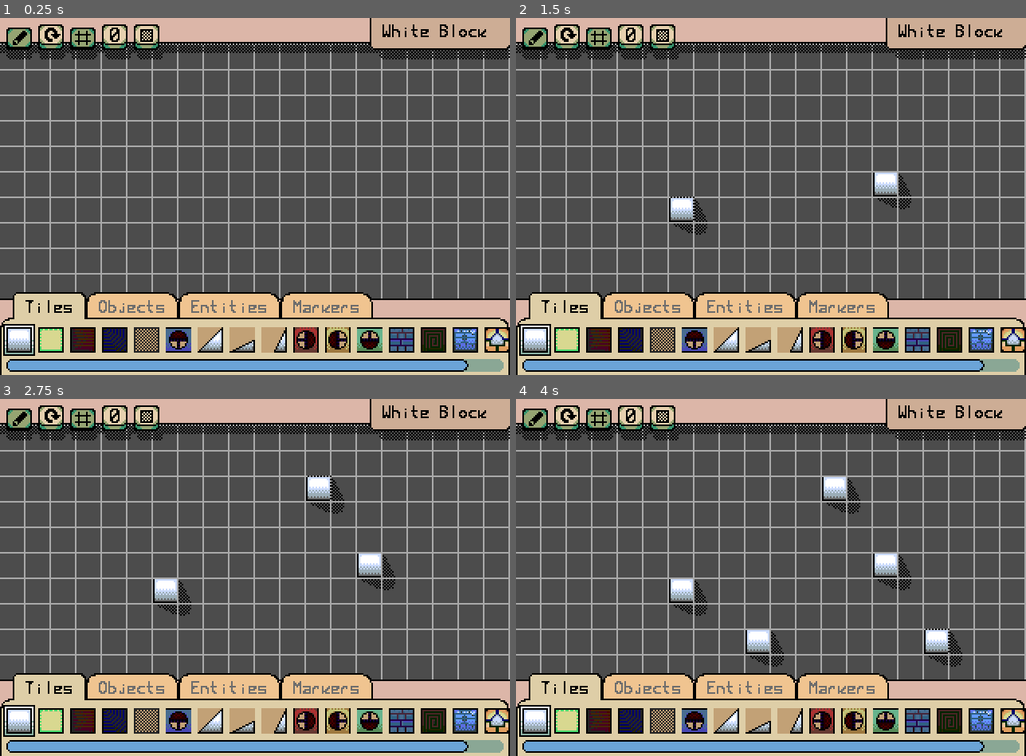
Above: before the commit, frames 1-4 (two rows, left to right).
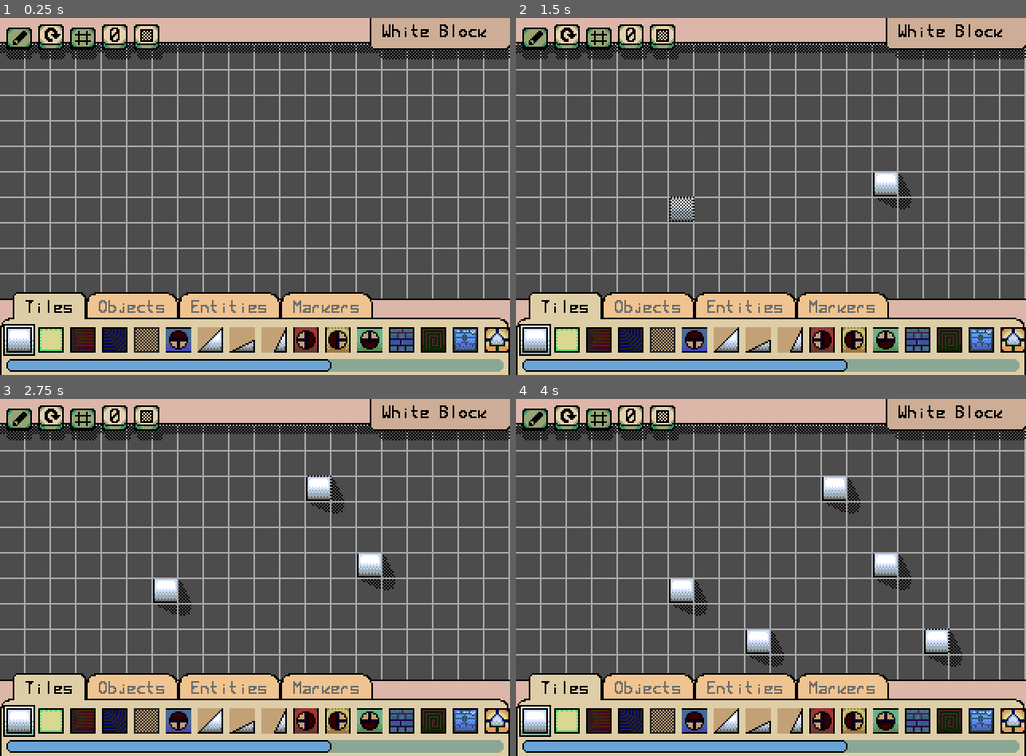
Above: after the commit, the same moments.

Repository: loopies2600/BBT
Game: Godot game, scene res://Data/Scenes/EditorScene.tscn
Two runs of this game, one before a commit and one after it. Both use one fixed random seed, a clock stepped at 60 frames per second and the inputs below.
Inputs (mouse positions are in pixels of both pictures, inside the frame that each line leads up to):
- Up to frame 1 (0.25 s): no input
- Up to frame 2 (1.5 s): tap Enter at 0.5 s; move the mouse to (883, 178) at 0.52 s; press the mouse at (883, 178) at 0.53 s; hold Right (right) from 0.53 s (still down); tap Z (jump) at 0.77 s; tap Space at 1.25 s; move the mouse to (669, 214) at 1.27 s; release the mouse at (669, 214) at 1.28 s; tap X (attack) at 1.35 s
- Up to frame 3 (2.75 s): tap Z (jump) at 1.52 s; click (153, 595) at 1.55 s; tap Enter at 2 s; move the mouse to (306, 498) at 2.02 s; release Right (right) at 2.03 s; hold Left (left) from 2.03 s (still down); hold Down (look_down) from 2.03 s (still down); click (306, 498) at 2.3 s
- Up to frame 4 (4 s): tap Space at 2.75 s; move the mouse to (745, 648) at 2.77 s; release Left (left) at 2.78 s; release Down (look_down) at 2.78 s; hold Right (right) from 2.78 s (still down); tap Up (look_up) at 2.85 s; tap Z (jump) at 3.02, 3.77 s; click (745, 648) at 3.05 s; tap Enter at 3.5 s; move the mouse to (924, 631) at 3.52 s; press the mouse at (924, 631) at 3.53 s

The runs differ from the first frame. In frame 1, 1.0% of the frame differs, in the area x 64-92%, y 95-100%; in frame 2, 1.2%, in the area x 30-92%, y 50-100%; in frame 3, 1.0%; in frame 4, 1.0%.

Commit message:
Hola sexy

Diff:
--- a/Data/Editor/Cursor.gd
+++ b/Data/Editor/Cursor.gd
@@ -10,11 +10,11 @@
 func _process(_delta):
 	mode = _getMode()
 
-	global_position = ((get_global_mouse_position() - Vector2(8, 8)) / 16).round() * 16
-
 	var cellPos := (global_position / 16).round()
 
 	if canPlace:
+		global_position = ((get_global_mouse_position() - Vector2(8, 8)) / 16).round() * 16
+
 		match mode:
 			Modes.PLACE:
 				_placeLogic(Global.level, cellPos)
@@ -39,19 +39,17 @@
 	if canPlace:
 		if Input.is_action_pressed("mouse_main"):
 			if target.isTile:
-				var occupied := level.get_cellv(cellPos) != -1 || _getNodeOnThisPos(cellPos) != null
-				if occupied: return
-
 				if level.get_cellv(cellPos) != target.tileID:
 					level.set_cellv(cellPos, target.tileID)
 			else:
-				var occupied := level.get_cellv(cellPos) != -1 || _getNodeOnThisPos(cellPos) != null
+				var occupied := _getNodeOnThisPos(cellPos) != null
 				if occupied: return
 
 				var instance = target.itemScene.instance()
 
 				yield(_singleInstanceCheck(level, instance), "completed")
 
+				instance.global_position = cellPos * 16
 				instance.add_to_group("Instances")
 
 				for p in target.customParams:
@@ -59,8 +57,6 @@
 
 				level.add_child(instance)
 				instance.owner = level
-
-				instance.global_position = cellPos * 16
 
 		if Input.is_action_pressed("mouse_secondary"):
 			var isTile := level.get_cellv(cellPos) != -1
--- a/Data/Editor/EditorObjects.tscn
+++ b/Data/Editor/EditorObjects.tscn
@@ -9,6 +9,8 @@
 [ext_resource path="res://Data/Object/Spike.tscn" type="PackedScene" id=7]
 [ext_resource path="res://Sprites/Editor/Objects.png" type="Texture" id=8]
 [ext_resource path="res://Data/Object/GravitySwitcher.tscn" type="PackedScene" id=9]
+[ext_resource path="res://Sprites/Tileset/AreaZero.png" type="Texture" id=10]
+[ext_resource path="res://Data/Object/Holdable/Static/WoodenBox.tscn" type="PackedScene" id=11]
 
 [sub_resource type="StyleBoxFlat" id=2]
 content_margin_left = 0.0
@@ -51,6 +53,10 @@
 atlas = ExtResource( 8 )
 region = Rect2( 16, 0, 16, 16 )
 
+[sub_resource type="AtlasTexture" id=7]
+atlas = ExtResource( 10 )
+region = Rect2( 112, 48, 16, 16 )
+
 [sub_resource type="AtlasTexture" id=3]
 atlas = ExtResource( 3 )
 region = Rect2( 0, 96, 16, 16 )
@@ -130,7 +136,7 @@
 }
 
 [node name="VBoxContainer" type="VBoxContainer" parent="TabContainer/Objects/ScrollContainer"]
-margin_right = 56.0
+margin_right = 76.0
 margin_bottom = 16.0
 script = ExtResource( 2 )
 
@@ -160,6 +166,12 @@
 "mode": 1
 }
 
+[node name="WoodenBox" parent="TabContainer/Objects/ScrollContainer/VBoxContainer/HBoxContainer" instance=ExtResource( 4 )]
+texture = SubResource( 7 )
+isTile = false
+itemName = "Wooden Box"
+itemScene = ExtResource( 11 )
+
 [node name="Entities" type="Tabs" parent="TabContainer"]
 visible = false
 anchor_right = 1.0
--- a/Data/Level/Level.tscn
+++ b/Data/Level/Level.tscn
@@ -6,6 +6,7 @@
 [node name="LevelLayout" type="TileMap"]
 tile_set = ExtResource( 1 )
 cell_size = Vector2( 16, 16 )
+collision_layer = 2
+collision_mask = 63
 format = 1
 script = ExtResource( 2 )
-firstRun = false
--- a/Data/Object/Holdable.gd
+++ b/Data/Object/Holdable.gd
@@ -5,11 +5,18 @@
 export (float, 0, 1) var damping = 0.86
 export (float) var weight = 1.5
 
+func resetState():
+	global_position = spawnPos
+
 func _ready():
 	add_to_group("Holdable")
 	add_to_group("Pushable")
 
+	spawnPos = global_position
+
 func _physics_process(delta):
+	if Global.editing: return
+
 	if doGravity:
 		velocity.y += gravity * -upDirection.y
 
--- /dev/null
+++ b/Data/Object/Holdable/Static/WoodenBox.tscn
@@ -0,0 +1,25 @@
+[gd_scene load_steps=5 format=2]
+
+[ext_resource path="res://Sprites/Tileset/AreaZero.png" type="Texture" id=1]
+[ext_resource path="res://Data/Object/Holdable.gd" type="Script" id=2]
+
+[sub_resource type="AtlasTexture" id=7]
+atlas = ExtResource( 1 )
+region = Rect2( 112, 48, 16, 16 )
+
+[sub_resource type="RectangleShape2D" id=2]
+extents = Vector2( 7.5, 8 )
+
+[node name="WoodenBox" type="KinematicBody2D"]
+collision_layer = 8
+collision_mask = 10
+collision/safe_margin = 0.001
+script = ExtResource( 2 )
+
+[node name="Sprite" type="Sprite" parent="."]
+texture = SubResource( 7 )
+centered = false
+
+[node name="Collision" type="CollisionShape2D" parent="."]
+position = Vector2( 8, 8 )
+shape = SubResource( 2 )
--- a/Data/Object/Kinematos.gd
+++ b/Data/Object/Kinematos.gd
@@ -11,8 +11,7 @@
 
 var velocity := Vector2()
 var upDirection := Vector2.UP
-
-onready var spawnPos := global_position
+var spawnPos := Vector2()
 
 var _doDust := false
 
--- a/Data/Player/Player.gd
+++ b/Data/Player/Player.gd
@@ -37,6 +37,8 @@
 onready var levelBottom : int = cam.limit_bottom + 32
 
 func _ready():
+	spawnPos = global_position
+
 	collisionBox.set_deferred("disabled", true)
 
 	doGravity = false
--- a/Data/Scenes/PlayScene.gd
+++ b/Data/Scenes/PlayScene.gd
@@ -1,17 +1,18 @@
 extends Node2D
 
 onready var aLabel := $HUD/Attempts
-
-onready var level := Global.level
 
 var _lvlInstance
 
 var player : Player
 var attempt := 1
 
+var level
+
 func setup():
 	OS.set_window_title("Bennett Boy's Trouble")
 
+	level = Global.level
 	Global.editing = false
 
 	level.resetObjectState()
--- a/Data/Tilesets/AreaZero.tres
+++ b/Data/Tilesets/AreaZero.tres
@@ -24,6 +24,27 @@
 points = PoolVector2Array( 0, 0, 16, 0, 16, 16, 0, 16 )
 
 [sub_resource type="ConvexPolygonShape2D" id=24]
+points = PoolVector2Array( 0, 0, 16, 0, 16, 16, 0, 16 )
+
+[sub_resource type="ConvexPolygonShape2D" id=25]
+points = PoolVector2Array( 0, 0, 16, 0, 16, 16, 0, 16 )
+
+[sub_resource type="ConvexPolygonShape2D" id=26]
+points = PoolVector2Array( 0, 0, 16, 0, 16, 16, 0, 16 )
+
+[sub_resource type="ConvexPolygonShape2D" id=27]
+points = PoolVector2Array( 0, 0, 16, 0, 16, 16, 0, 16 )
+
+[sub_resource type="ConvexPolygonShape2D" id=28]
+points = PoolVector2Array( 0, 0, 16, 0, 16, 16, 0, 16 )
+
+[sub_resource type="ConvexPolygonShape2D" id=29]
+points = PoolVector2Array( 0, 0, 16, 0, 16, 16, 0, 16 )
+
+[sub_resource type="ConvexPolygonShape2D" id=30]
+points = PoolVector2Array( 0, 0, 16, 0, 16, 16, 0, 16 )
+
+[sub_resource type="ConvexPolygonShape2D" id=31]
 points = PoolVector2Array( 0, 0, 16, 0, 16, 16, 0, 16 )
 
 [sub_resource type="ConvexPolygonShape2D" id=13]
@@ -371,3 +392,150 @@
 "shape_transform": Transform2D( 1, 0, 0, 1, 0, 0 )
 } ]
 16/z_index = 0
+17/name = "Red Brick"
+17/texture = ExtResource( 1 )
+17/tex_offset = Vector2( 0, 0 )
+17/modulate = Color( 1, 1, 1, 1 )
+17/region = Rect2( 0, 48, 16, 16 )
+17/tile_mode = 0
+17/occluder_offset = Vector2( 0, 0 )
+17/navigation_offset = Vector2( 0, 0 )
+17/shape_offset = Vector2( 0, 0 )
+17/shape_transform = Transform2D( 1, 0, 0, 1, 0, 0 )
+17/shape = SubResource( 25 )
+17/shape_one_way = false
+17/shape_one_way_margin = 1.0
+17/shapes = [ {
+"autotile_coord": Vector2( 0, 0 ),
+"one_way": false,
+"one_way_margin": 1.0,
+"shape": SubResource( 25 ),
+"shape_transform": Transform2D( 1, 0, 0, 1, 0, 0 )
+} ]
+17/z_index = 0
+18/name = "Blue Brick"
+18/texture = ExtResource( 1 )
+18/tex_offset = Vector2( 0, 0 )
+18/modulate = Color( 1, 1, 1, 1 )
+18/region = Rect2( 32, 32, 16, 16 )
+18/tile_mode = 0
+18/occluder_offset = Vector2( 0, 0 )
+18/navigation_offset = Vector2( 0, 0 )
+18/shape_offset = Vector2( 0, 0 )
+18/shape_transform = Transform2D( 1, 0, 0, 1, 0, 0 )
+18/shape = SubResource( 26 )
+18/shape_one_way = false
+18/shape_one_way_margin = 1.0
+18/shapes = [ {
+"autotile_coord": Vector2( 0, 0 ),
+"one_way": false,
+"one_way_margin": 1.0,
+"shape": SubResource( 26 ),
+"shape_transform": Transform2D( 1, 0, 0, 1, 0, 0 )
+} ]
+18/z_index = 0
+19/name = "Chiseled Purple"
+19/texture = ExtResource( 1 )
+19/tex_offset = Vector2( 0, 0 )
+19/modulate = Color( 1, 1, 1, 1 )
+19/region = Rect2( 32, 48, 16, 16 )
+19/tile_mode = 0
+19/occluder_offset = Vector2( 0, 0 )
+19/navigation_offset = Vector2( 0, 0 )
+19/shape_offset = Vector2( 0, 0 )
+19/shape_transform = Transform2D( 1, 0, 0, 1, 0, 0 )
+19/shape = SubResource( 27 )
+19/shape_one_way = false
+19/shape_one_way_margin = 1.0
+19/shapes = [ {
+"autotile_coord": Vector2( 0, 0 ),
+"one_way": false,
+"one_way_margin": 1.0,
+"shape": SubResource( 27 ),
+"shape_transform": Transform2D( 1, 0, 0, 1, 0, 0 )
+} ]
+19/z_index = 0
+20/name = "Green Brick"
+20/texture = ExtResource( 1 )
+20/tex_offset = Vector2( 0, 0 )
+20/modulate = Color( 1, 1, 1, 1 )
+20/region = Rect2( 48, 32, 16, 16 )
+20/tile_mode = 0
+20/occluder_offset = Vector2( 0, 0 )
+20/navigation_offset = Vector2( 0, 0 )
+20/shape_offset = Vector2( 0, 0 )
+20/shape_transform = Transform2D( 1, 0, 0, 1, 0, 0 )
+20/shape = SubResource( 28 )
+20/shape_one_way = false
+20/shape_one_way_margin = 1.0
+20/shapes = [ {
+"autotile_coord": Vector2( 0, 0 ),
+"one_way": false,
+"one_way_margin": 1.0,
+"shape": SubResource( 28 ),
+"shape_transform": Transform2D( 1, 0, 0, 1, 0, 0 )
+} ]
+20/z_index = 0
+21/name = "Yellow Brick"
+21/texture = ExtResource( 1 )
+21/tex_offset = Vector2( 0, 0 )
+21/modulate = Color( 1, 1, 1, 1 )
+21/region = Rect2( 48, 48, 16, 16 )
+21/tile_mode = 0
+21/occluder_offset = Vector2( 0, 0 )
+21/navigation_offset = Vector2( 0, 0 )
+21/shape_offset = Vector2( 0, 0 )
+21/shape_transform = Transform2D( 1, 0, 0, 1, 0, 0 )
+21/shape = SubResource( 29 )
+21/shape_one_way = false
+21/shape_one_way_margin = 1.0
+21/shapes = [ {
+"autotile_coord": Vector2( 0, 0 ),
+"one_way": false,
+"one_way_margin": 1.0,
+"shape": SubResource( 29 ),
+"shape_transform": Transform2D( 1, 0, 0, 1, 0, 0 )
+} ]
+21/z_index = 0
+22/name = "Wood"
+22/texture = ExtResource( 1 )
+22/tex_offset = Vector2( 0, 0 )
+22/modulate = Color( 1, 1, 1, 1 )
+22/region = Rect2( 64, 48, 16, 16 )
+22/tile_mode = 0
+22/occluder_offset = Vector2( 0, 0 )
+22/navigation_offset = Vector2( 0, 0 )
+22/shape_offset = Vector2( 0, 0 )
+22/shape_transform = Transform2D( 1, 0, 0, 1, 0, 0 )
+22/shape = SubResource( 30 )
+22/shape_one_way = false
+22/shape_one_way_margin = 1.0
+22/shapes = [ {
+"autotile_coord": Vector2( 0, 0 ),
+"one_way": false,
+"one_way_margin": 1.0,
+"shape": SubResource( 30 ),
+"shape_transform": Transform2D( 1, 0, 0, 1, 0, 0 )
+} ]
+22/z_index = 0
+23/name = "Purple Stone"
+23/texture = ExtResource( 1 )
+23/tex_offset = Vector2( 0, 0 )
+23/modulate = Color( 1, 1, 1, 1 )
+23/region = Rect2( 80, 48, 16, 16 )
+23/tile_mode = 0
+23/occluder_offset = Vector2( 0, 0 )
+23/navigation_offset = Vector2( 0, 0 )
+23/shape_offset = Vector2( 0, 0 )
+23/shape_transform = Transform2D( 1, 0, 0, 1, 0, 0 )
+23/shape = SubResource( 31 )
+23/shape_one_way = false
+23/shape_one_way_margin = 1.0
+23/shapes = [ {
+"autotile_coord": Vector2( 0, 0 ),
+"one_way": false,
+"one_way_margin": 1.0,
+"shape": SubResource( 31 ),
+"shape_transform": Transform2D( 1, 0, 0, 1, 0, 0 )
+} ]
+23/z_index = 0
--- a/Data/Util/Global.gd
+++ b/Data/Util/Global.gd
@@ -1,4 +1,7 @@
 extends Node
+
+const PLAYER = preload("res://Data/Scenes/PlayScene.tscn")
+const EDITOR = preload("res://Data/Scenes/EditorScene.tscn")
 
 var editing := false
 
@@ -17,10 +20,10 @@
 		dust.velocity = Vector2(0, -75).rotated(deg2rad(rotations[i]))
 
 func playLevel():
-	get_tree().change_scene("res://Data/Scenes/PlayScene.tscn")
+	get_tree().change_scene_to(PLAYER)
 
 	yield(get_tree(), "idle_frame")
 	get_tree().get_current_scene().setup()
 
 func edit():
-	get_tree().change_scene("res://Data/Scenes/EditorScene.tscn")
+	get_tree().change_scene_to(EDITOR)
Not shown: 1 places in Data/Editor/EditorObjects.tscn that only renumber resources
Not shown: 1 places in Data/Tilesets/AreaZero.tres that only renumber resources
Binary file changed: Sprites/Tileset/AreaZero.png
